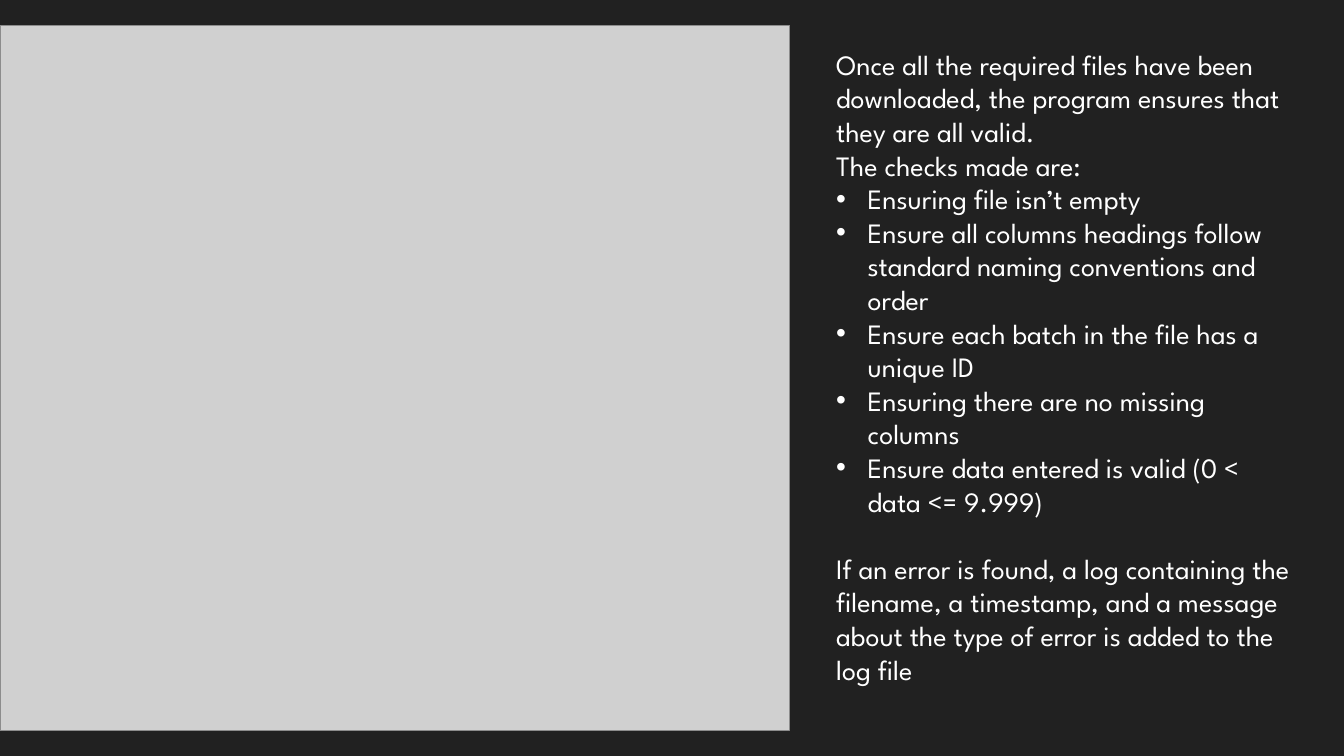
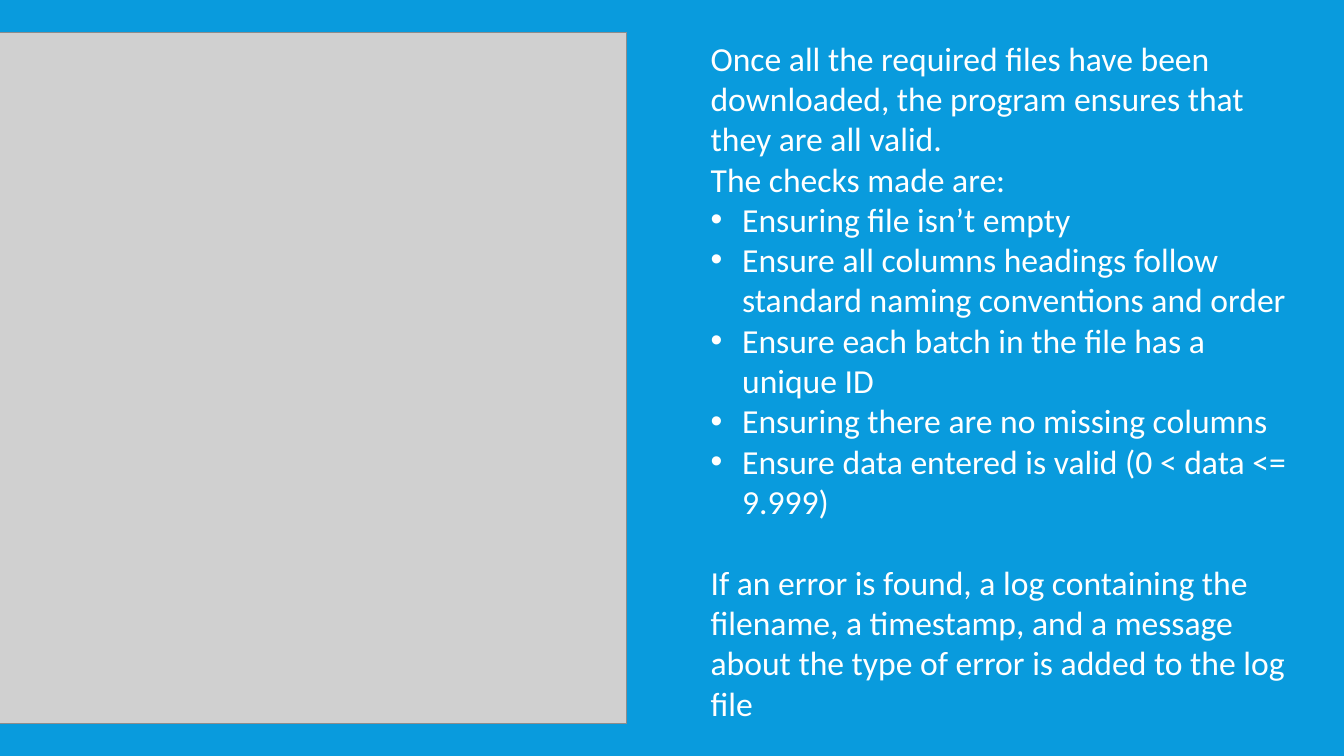
Before and after one commit to LittleDinoCake/CF-Project, a slide deck: slide 9 of Presentation.pptx. Drawn at 1344x756 pixels with LibreOffice and Linux fonts; fonts in the diff are those of the drawing; grey boxes stand for pictures. Boxes give left, top, right and bottom in pixels: in the first picture for what was removed or moved away, otherwise in the second. Text is boxed around its words. In the diff, an @@ line names an element or a change of style, - is before the commit and + after.

```diff
--- a/Presentation.pptx
+++ b/Presentation.pptx
@@ background #212121 to #099BDD @@
@@ picture: place and size @@
-picture at box(0, 25, 789, 730)
+picture at box(0, 32, 627, 724)
@@ text "Once all the required files ...": place and size @@
-text "Once all the required files ..." at box(836, 55, 1289, 686)
+text "Once all the required files ..." at box(711, 47, 1285, 717)
@@ text "Once all the required files ..." at box(711, 47, 1285, 717): size 20 to 24 pt, font League Spartan to Calibri @@
```
Also in this commit, not shown: 11 other slides changed, 4 slides added, 2 slides removed.
